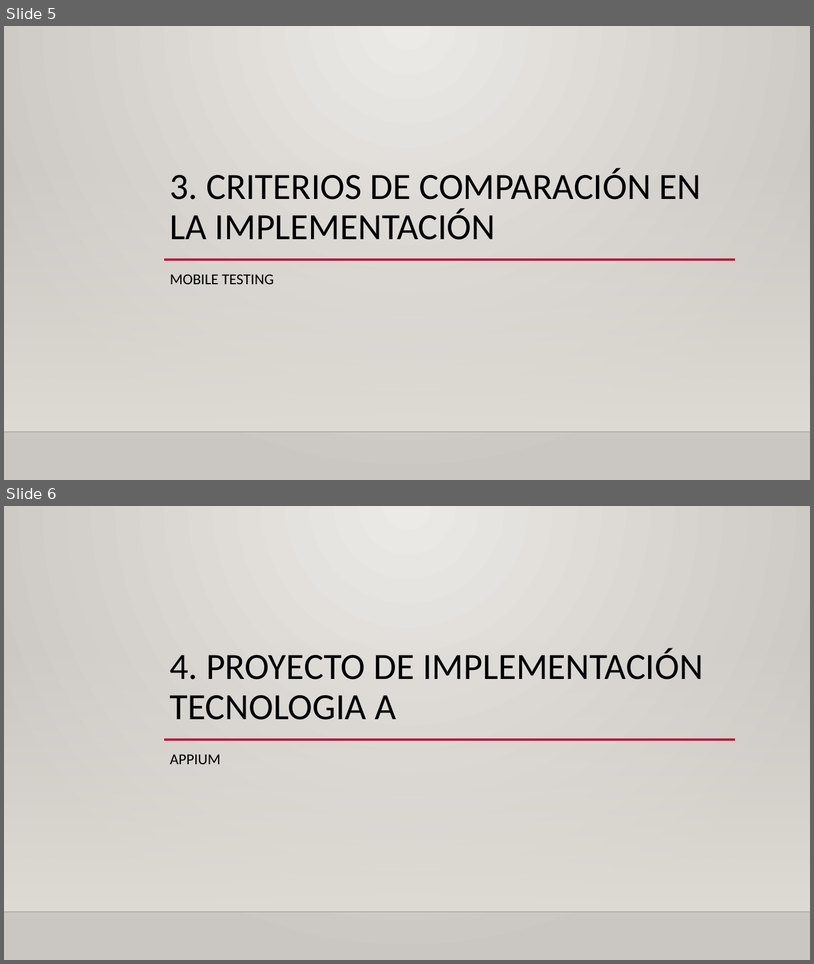
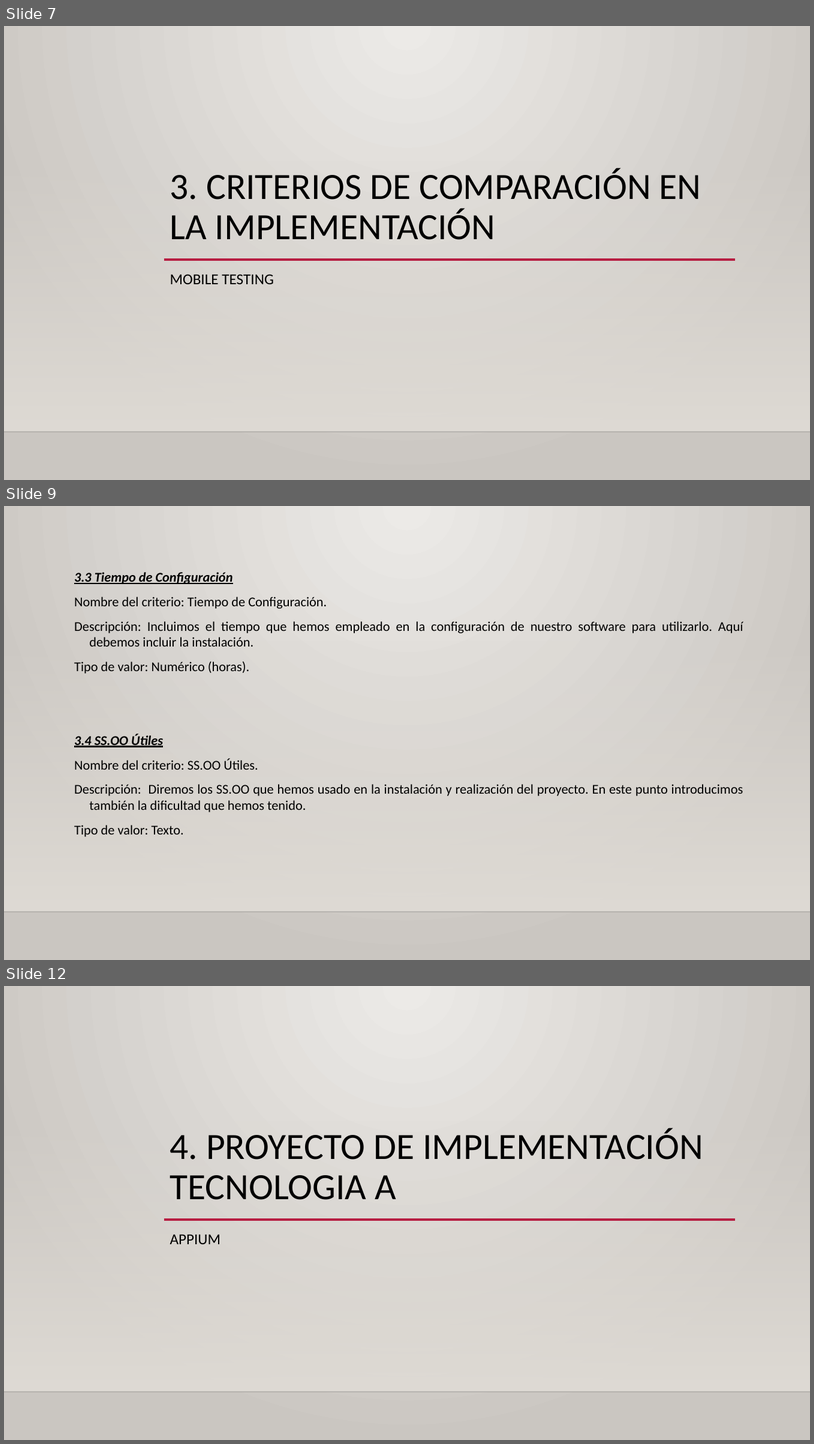
Before and after one commit to Amir95sb/TG3, a slide deck: TG3_final.pptx. Shown one above the other, each under a label of ours: slides 5 and 6 before the commit, slides 7, 9 and 12 after it; the slides between them are not shown. The pictures are 814x964 and 814x1444 pixels, drawn with LibreOffice and Linux fonts; fonts in the diff are those of the drawing; background and template pictures are left out. Boxes give left, top, right and bottom in pixels: in the first picture for what was removed or moved away, otherwise in the second. Text is boxed around its words. In the diff, an @@ line names an element or a change of style, - is before the commit and + after.

```diff
--- a/TG3_final.pptx
+++ b/TG3_final.pptx
@@ slide 9 added at <box>4,506,810,960</box>, background gradient #ECEAE7 to #CAC7C1; not listed: 2 template elements that a slide beside it also shows @@
@@ text added at <box>74,572,744,837</box>, 16 pt, text #000000 @@
+3.3 Tiempo de Configuración
+Nombre del criterio: Tiempo de Configuración.
+Descripción: Incluimos el tiempo que hemos empleado en la configuración de nuestro software para utilizarlo. Aquí debemos incluir la instalación.
+Tipo de valor: Numérico (horas).
+3.4 SS.OO Útiles
+Nombre del criterio: SS.OO Útiles.
+Descripción: Diremos los SS.OO que hemos usado en la instalación y realización del proyecto. En este punto introducimos también la dificultad que hemos tenido.
+Tipo de valor: Texto.
@@ what was slide 5 is now slide 7 @@
@@ what was slide 6 is now slide 12 @@
```
Also in this commit, not shown: 5 other slides added.
